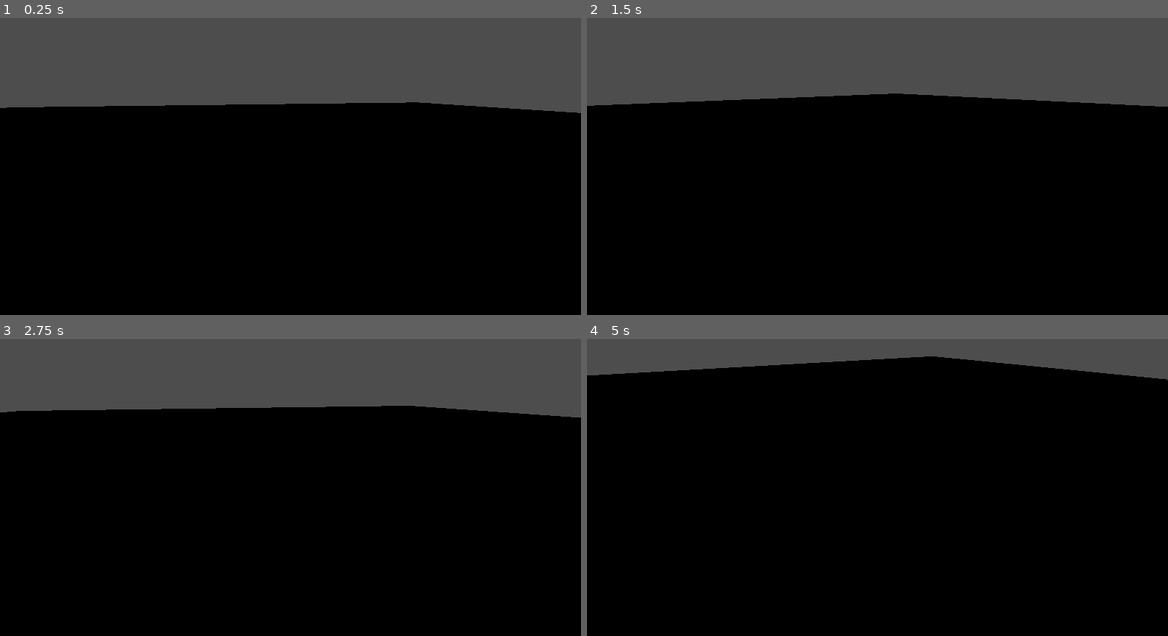
Above: before the commit, frames 1-4 (two rows, left to right).
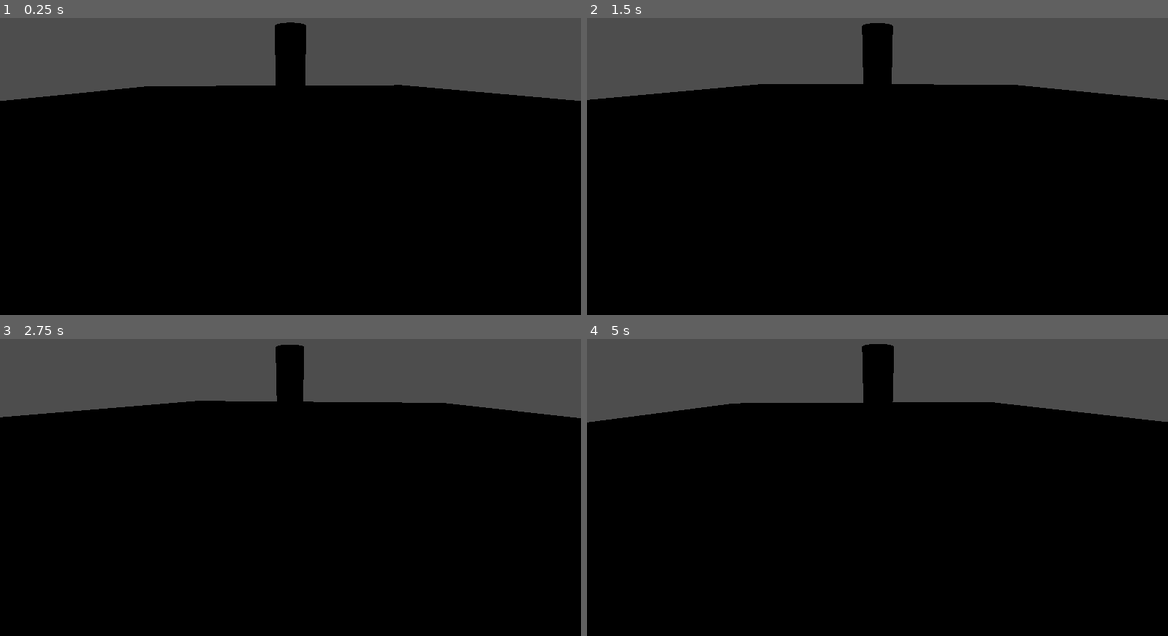
Above: after the commit, the same moments.

Repository: uunotap/GameJamArenaUTU
Game: Godot game, scene res://scenes/levels/test_level.tscn
Two runs of this game, one before a commit and one after it. Both use one fixed random seed, a clock stepped at 60 frames per second and the inputs below. The project has no main scene, so this scene is started directly.
Inputs:
- Up to frame 1 (0.25 s): no input
- Up to frame 2 (1.5 s): tap Enter (ui_accept) at 0.5, 0.77 s; hold Right (ui_right) 0.53-1.28 s; tap Tab (tab_target, bound only after the commit) at 0.6, 1.35 s; hold Down (ui_down) from 1.28 s (still down)
- Up to frame 3 (2.75 s): tap Enter (ui_accept) at 1.52 s; release Down (ui_down) at 2.03 s; hold Right (ui_right) from 2.03 s (still down); tap Tab (tab_target, bound only after the commit) at 2.1 s
- Up to frame 4 (5 s): release Right (ui_right) at 2.78 s; hold Up (ui_up) 2.78-3.53 s; tap Tab (tab_target, bound only after the commit) at 2.85, 3.6, 4.35 s; tap Enter (ui_accept) at 3.02, 3.77, 4.52 s; hold Left (ui_left) from 3.53 s (still down)

The runs differ from the first frame. In frame 1, 6.4% of the frame differs, in the area x 0-100%, y 1-33%; in frame 2, 4.8%; in frame 3, 2.2%; in frame 4, 13%, in the area x 0-100%, y 1-29%.

Commit message:
Not working dash but stufffffff

Diff:
--- /dev/null
+++ b/entities/bossKreatura/boss.tscn
@@ -0,0 +1,3 @@
+[gd_scene format=3 uid="uid://ktsl68bdeb4u"]
+
+[node name="Boss" type="Node3D" unique_id=754335715]
--- a/entities/player/character_body_3d.gd
+++ b/entities/player/character_body_3d.gd
@@ -8,6 +8,9 @@
 @export var target: Node3D
 
 
+func dash(delta: float) -> void:
+	pass
+
 func _physics_process(delta: float) -> void:
 	# Add the gravity.
 	if not is_on_floor():
@@ -16,6 +19,8 @@
 	# Handle jump.
 	if Input.is_action_just_pressed("ui_accept") and is_on_floor():
 		velocity.y = JUMP_VELOCITY
+
+
 
 	if Input.is_action_just_pressed("tab_target"):
 		if target != null:
@@ -28,8 +33,13 @@
 	var input_dir := Input.get_vector("ui_left", "ui_right", "ui_up", "ui_down")
 	var direction := (transform.basis * Vector3(input_dir.x, 0, input_dir.y)).normalized()
 	if direction:
-		velocity.x = direction.x * SPEED
-		velocity.z = direction.z * SPEED
+		var dashspeed = 1
+		if Input.is_action_just_pressed("dash_left"):
+			dashspeed=10
+		if Input.is_action_just_pressed("dash_right"):
+			dashspeed=10
+		velocity.x = direction.x * (SPEED+dashspeed)
+		velocity.z = direction.z * (SPEED+dashspeed)
 	else:
 		velocity.x = move_toward(velocity.x, 0, SPEED)
 		velocity.z = move_toward(velocity.z, 0, SPEED)
--- a/entities/player/player.tscn
+++ b/entities/player/player.tscn
@@ -16,6 +16,6 @@
 shape = SubResource("BoxShape3D_sglur")
 
 [node name="Camera3D" type="Camera3D" parent="." unique_id=1570759292]
-transform = Transform3D(1, 0, 0, 0, 0.9077775, 0.41945207, 0, -0.41945207, 0.9077775, 0, 3.2724085, 3.3954697)
+transform = Transform3D(1, 0, 0, 0, 0.8660254, 0.5, 0, -0.5, 0.8660254, 0, 4.5, 3.395)
 
 [node name="Player" type="Node3D" parent="." unique_id=452477216]
--- a/project.godot
+++ b/project.godot
@@ -18,6 +18,56 @@
 
 project/assembly_name="GameJamArenaUTU"
 
+[input]
+
+ui_left={
+"deadzone": 0.5,
+"events": [Object(InputEventKey,"resource_local_to_scene":false,"resource_name":"","device":0,"window_id":0,"alt_pressed":false,"shift_pressed":false,"ctrl_pressed":false,"meta_pressed":false,"pressed":false,"keycode":4194319,"physical_keycode":0,"key_label":0,"unicode":0,"location":0,"echo":false,"script":null)
+, Object(InputEventJoypadButton,"resource_local_to_scene":false,"resource_name":"","device":-1,"button_index":13,"pressure":0.0,"pressed":false,"script":null)
+, Object(InputEventJoypadMotion,"resource_local_to_scene":false,"resource_name":"","device":-1,"axis":0,"axis_value":-1.0,"script":null)
+, Object(InputEventKey,"resource_local_to_scene":false,"resource_name":"","device":-1,"window_id":0,"alt_pressed":false,"shift_pressed":false,"ctrl_pressed":false,"meta_pressed":false,"pressed":false,"keycode":0,"physical_keycode":0,"key_label":65,"unicode":97,"location":0,"echo":false,"script":null)
+]
+}
+ui_right={
+"deadzone": 0.5,
+"events": [Object(InputEventKey,"resource_local_to_scene":false,"resource_name":"","device":0,"window_id":0,"alt_pressed":false,"shift_pressed":false,"ctrl_pressed":false,"meta_pressed":false,"pressed":false,"keycode":4194321,"physical_keycode":0,"key_label":0,"unicode":0,"location":0,"echo":false,"script":null)
+, Object(InputEventJoypadButton,"resource_local_to_scene":false,"resource_name":"","device":-1,"button_index":14,"pressure":0.0,"pressed":false,"script":null)
+, Object(InputEventJoypadMotion,"resource_local_to_scene":false,"resource_name":"","device":-1,"axis":0,"axis_value":1.0,"script":null)
+, Object(InputEventKey,"resource_local_to_scene":false,"resource_name":"","device":-1,"window_id":0,"alt_pressed":false,"shift_pressed":false,"ctrl_pressed":false,"meta_pressed":false,"pressed":false,"keycode":0,"physical_keycode":0,"key_label":68,"unicode":100,"location":0,"echo":false,"script":null)
+]
+}
+ui_up={
+"deadzone": 0.5,
+"events": [Object(InputEventKey,"resource_local_to_scene":false,"resource_name":"","device":0,"window_id":0,"alt_pressed":false,"shift_pressed":false,"ctrl_pressed":false,"meta_pressed":false,"pressed":false,"keycode":4194320,"physical_keycode":0,"key_label":0,"unicode":0,"location":0,"echo":false,"script":null)
+, Object(InputEventJoypadButton,"resource_local_to_scene":false,"resource_name":"","device":-1,"button_index":11,"pressure":0.0,"pressed":false,"script":null)
+, Object(InputEventJoypadMotion,"resource_local_to_scene":false,"resource_name":"","device":-1,"axis":1,"axis_value":-1.0,"script":null)
+, Object(InputEventKey,"resource_local_to_scene":false,"resource_name":"","device":-1,"window_id":0,"alt_pressed":false,"shift_pressed":false,"ctrl_pressed":false,"meta_pressed":false,"pressed":false,"keycode":0,"physical_keycode":0,"key_label":87,"unicode":119,"location":0,"echo":false,"script":null)
+]
+}
+ui_down={
+"deadzone": 0.5,
+"events": [Object(InputEventKey,"resource_local_to_scene":false,"resource_name":"","device":0,"window_id":0,"alt_pressed":false,"shift_pressed":false,"ctrl_pressed":false,"meta_pressed":false,"pressed":false,"keycode":4194322,"physical_keycode":0,"key_label":0,"unicode":0,"location":0,"echo":false,"script":null)
+, Object(InputEventJoypadButton,"resource_local_to_scene":false,"resource_name":"","device":-1,"button_index":12,"pressure":0.0,"pressed":false,"script":null)
+, Object(InputEventJoypadMotion,"resource_local_to_scene":false,"resource_name":"","device":-1,"axis":1,"axis_value":1.0,"script":null)
+, Object(InputEventKey,"resource_local_to_scene":false,"resource_name":"","device":-1,"window_id":0,"alt_pressed":false,"shift_pressed":false,"ctrl_pressed":false,"meta_pressed":false,"pressed":false,"keycode":0,"physical_keycode":0,"key_label":83,"unicode":115,"location":0,"echo":false,"script":null)
+]
+}
+tab_target={
+"deadzone": 0.2,
+"events": [Object(InputEventKey,"resource_local_to_scene":false,"resource_name":"","device":-1,"window_id":0,"alt_pressed":false,"shift_pressed":false,"ctrl_pressed":false,"meta_pressed":false,"pressed":false,"keycode":0,"physical_keycode":0,"key_label":4194306,"unicode":0,"location":0,"echo":false,"script":null)
+]
+}
+dash_left={
+"deadzone": 0.2,
+"events": [Object(InputEventKey,"resource_local_to_scene":false,"resource_name":"","device":-1,"window_id":0,"alt_pressed":false,"shift_pressed":false,"ctrl_pressed":false,"meta_pressed":false,"pressed":false,"keycode":0,"physical_keycode":0,"key_label":81,"unicode":113,"location":0,"echo":false,"script":null)
+]
+}
+dash_right={
+"deadzone": 0.2,
+"events": [Object(InputEventKey,"resource_local_to_scene":false,"resource_name":"","device":-1,"window_id":0,"alt_pressed":false,"shift_pressed":false,"ctrl_pressed":false,"meta_pressed":false,"pressed":false,"keycode":0,"physical_keycode":0,"key_label":69,"unicode":101,"location":0,"echo":false,"script":null)
+]
+}
+
 [physics]
 
 3d/physics_engine="Jolt Physics"
--- a/scenes/levels/test_level.tscn
+++ b/scenes/levels/test_level.tscn
@@ -10,10 +10,10 @@
 [node name="Ground" parent="." unique_id=369219827 instance=ExtResource("1_jbqir")]
 
 [node name="Player" parent="." unique_id=452477216 node_paths=PackedStringArray("enemy", "target") instance=ExtResource("2_yautc")]
-transform = Transform3D(1, 0, 0, 0, 1, 0, 0, 0, 1, 0.69212806, 0.6972704, -3.3016653)
+transform = Transform3D(1, 0, 0, 0, 1, 0, 0, 0, 1, 2.6448545, 0.6972704, -34.027218)
 enemy = NodePath("../test_target")
 target = NodePath("../test_target")
 
 [node name="test_target" type="MeshInstance3D" parent="." unique_id=2057523395]
-transform = Transform3D(1, 0, 0, 0, 1, 0, 0, 0, 1, 0, 1.0967798, 0)
+transform = Transform3D(5, 0, 0, 0, 5, 0, 0, 0, 5, 0, 6.458211, 0)
 mesh = SubResource("CylinderMesh_yautc")
